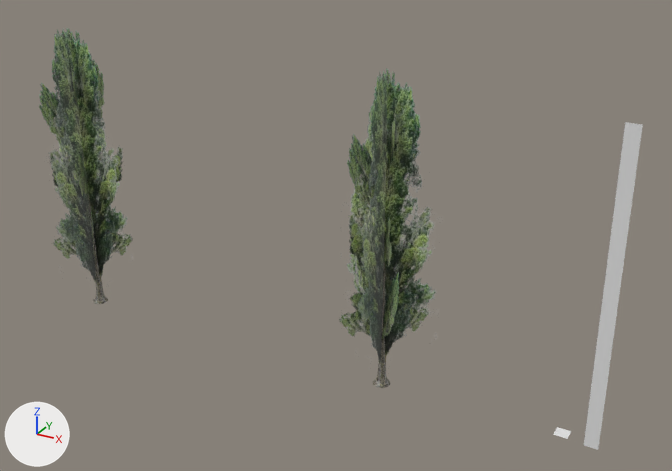
The Blender file Working/FOL/Poplar/SM_FOL_Poplar_A_01.blend as it was, and as the next commit left it.
The view is the same before and after, from a 50 mm camera at (51.9, -108.7, 76.5) aimed at (-9.1, 2.2, 21.1). The lights are fixed; the arrows at lower left show +X, +Y and +Z. The first picture is the older version.
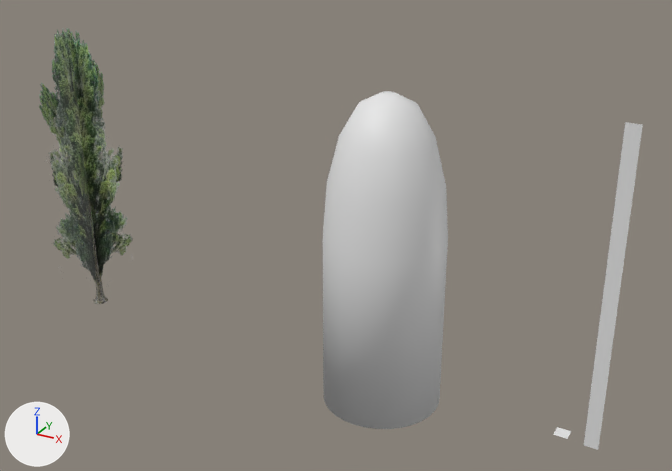
Changed parts and their boxes (x1, y1, x2, y2) in the pictures (672 x 471 px; the box of a moved part takes in the faces that stretch with it):
'Cylinder', added: after (323, 91, 448, 429)
'Plane.001', reshaped, moved, rescaled, turned (not visible afterwards): before (339, 69, 436, 388)
part 1 of me_plane_001, moved or reshaped (not visible afterwards): before (349, 214, 380, 289)
part 2 of me_plane_001, moved or reshaped (not visible afterwards): before (339, 292, 376, 337)
part 3 of me_plane_001, moved or reshaped (not visible afterwards): before (373, 263, 391, 388)
part 4 of me_plane_001, moved or reshaped (not visible afterwards): before (387, 114, 396, 178)
part 5 of me_plane_001, moved or reshaped (not visible afterwards): before (384, 216, 392, 266)
part 6 of me_plane_001, moved or reshaped (not visible afterwards): before (398, 293, 429, 332)
part 7 of me_plane_001, moved or reshaped (not visible afterwards): before (397, 207, 431, 270)
part 8 of me_plane_001, moved or reshaped (not visible afterwards): before (347, 69, 436, 367)

The change, as a diff of the scene's bpy script:
```diff
--- a/Working/FOL/Poplar/SM_FOL_Poplar_A_01.blend.py
+++ b/Working/FOL/Poplar/SM_FOL_Poplar_A_01.blend.py
@@ me_plane_001 @@
 # used by ob_plane_001; location = (-0.6, 0.0, -0.7); rotation_euler = (0.0, 0.0, -1.571), in degrees (0, 0, -90); scale = (1.99, 1.99, 1.59)
-me_plane_001.from_pydata(...)  # 556 vertices, 374 faces; spans x -3.6..4.3, y -3.3..4.7, z -0.1..31.1
+me_plane_001.from_pydata(...)  # 556 vertices, 374 faces; spans x -7.1..8.7, y -8.6..7.2, z -0.5..48.7
+# me_plane_001 part 1: the loose piece of 30 vertices spanning x -0.2..2.2, y -1.6..0.5, z 9.6..18.3 is scaled about its middle by (-1.65, 2.41, 1.59), then moved by (-2.7, -1.4, 7.6)
+# me_plane_001 part 2: the loose piece of 30 vertices spanning x -0.8..2.5, y -2.1..1.0, z 4.5..10.4 is scaled about its middle by (-1.92, 2.07, 1.59), then moved by (-2.6, -1.2, 3.7)
+# me_plane_001 part 3: the loose piece of 160 vertices spanning x -0.7..0.7, y -0.3..1.0, z 0.1..13.5 is multiplied about its middle by the matrix ((0.0, 1.995, 0.0), (-1.995, 0.0, 0.0), (0.0, 0.0, 1.589)), then moved by (0.0, -0.3, 3.3)
+# me_plane_001 part 4: the loose piece of 30 vertices spanning x -0.2..1.8, y 0.2..1.8, z 20.6..27.6 is scaled about its middle by (1.58, -2.52, 1.59), then moved by (0.5, -2.5, 13.5)
+# me_plane_001 part 5: the loose piece of 30 vertices spanning x -0.9..2.9, y -0.3..2.3, z 12.6..18.5 is scaled about its middle by (1.35, -2.94, 1.59), then moved by (0.3, -3.0, 8.5)
+# me_plane_001 part 6: the loose piece of 30 vertices spanning x -1.8..0.6, y -0.6..3.3, z 4.5..10.4 is scaled about its middle by (-3.26, 1.22, 1.59), then moved by (2.7, -0.1, 3.7)
+# me_plane_001 part 7: the loose piece of 30 vertices spanning x -1.9..0.1, y 0.2..3.1, z 10.0..18.4 is scaled about its middle by (-2.86, 1.39, 1.59), then moved by (3.5, 0.1, 7.7)
+# me_plane_001 part 8: 186 of 556 vertices moved; they spanned x -3.6..4.3, y -3.3..4.7, z -0.1..31.1 and now span x -7.1..8.7, y -8.6..7.2, z 3.3..48.7; mean shift (-0.2, -0.2, 9.3); largest move (4.3, 0.3, 28.6) -> (-0.1, -8.6, 44.8)
+# other edits to the shape of me_plane_001 do not show in these pictures
 me_plane_001.materials.append(mat_t_branch_001)
@@ me_cylinder @@
+me_cylinder.from_pydata(...)  # 192 vertices, 162 faces; spans x -10.0..10.0, y -10.0..10.0, z -4.6..48.5
+me_cylinder.polygons.foreach_set('use_smooth', [True] * 162)
@@ ob_plane_001 @@
 ob_plane_001 = bpy.data.objects.new('Plane.001', me_plane_001)
-ob_plane_001.location = (-0.6, 0.0, -0.7)
-ob_plane_001.rotation_euler = (0.0, 0.0, -1.571)  # degrees (0, 0, -90)
-ob_plane_001.scale = (1.99, 1.99, 1.59)
+ob_plane_001.location = (0.0, 0.0, 0.0)
+ob_plane_001.scale = (0.884, 0.884, 0.884)
@@ ob_cylinder @@
+ob_cylinder = bpy.data.objects.new('Cylinder', me_cylinder)
+ob_cylinder.location = (0.0, 0.0, 1.5)
+ob_cylinder.scale = (0.884, 0.884, 0.884)
```
